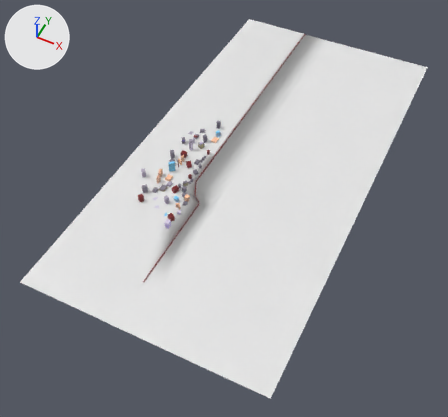
The FBX model SourceAssets/Environments/Subway/Skyline/Skyline_Mesh.fbx as it was, and as the next commit left it.
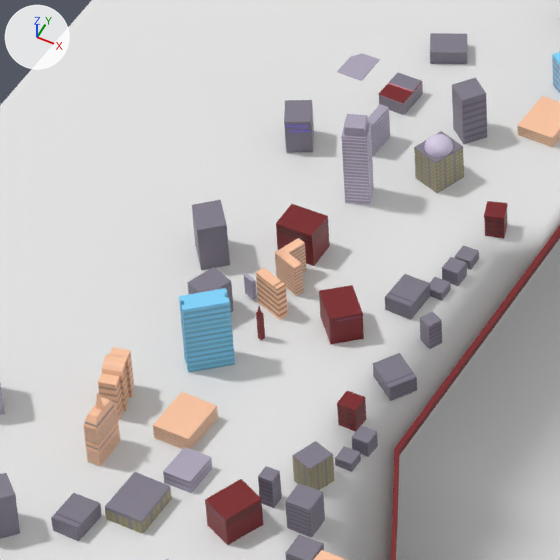
Each version is shown whole from a 50 mm camera at (451.0, -695.0, 806.0) aimed at (102.0, 2.0, -66.0), then close up on the part from 33% to 48% of the width and 30% to 47% of the height. Arrows for +X, +Y and +Z are at upper left; the lights stay in place. The last two pictures show the newer version. Vertices at exactly the same position are counted once.

Before the edit, the objects in view are built like this:
```python
me_cube = bpy.data.meshes.new('Cube')
me_cube.from_pydata(...)  # 7512 vertices, 6698 faces; spans x -88.0..341.0, y -334.0..517.0, z -32.0..25.0
# faces by material slot: [6637, 37, 24]
me_cube.materials.append(mat_skyline_material)  # picture img_downtown_diffuse_png
me_cube.materials.append(mat_water)  # white #e7e7e7
me_cube.materials.append(mat_land)  # white #e7e7e7
ob_cube = bpy.data.objects.new('Cube', me_cube)
ob_cube.location = (0.0, 0.0, 0.0)
```
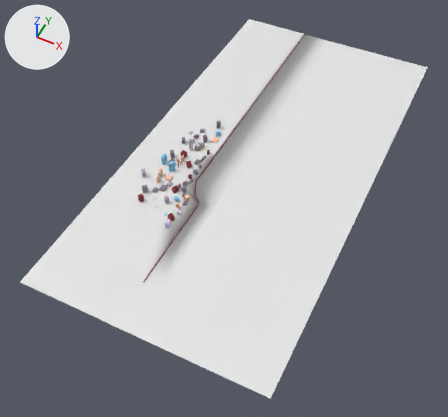
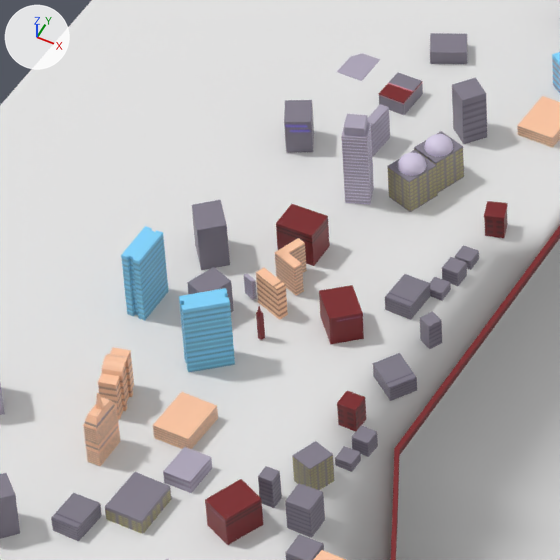
Pixel boxes (x1, y1, x2, y2) of what changed, in the close-ups (560 x 560 px):
part 1 of me_cube, added
    after: (398, 152, 427, 176)
part 2 of me_cube, added
    after: (387, 150, 438, 212)
part 3 of me_cube, added (blue)
    after: (121, 226, 169, 320)

The change, as a list of edits to the scene's bpy script:
```text
Change me_cube:
    used by ob_cube; location = (0.0, 0.0, 0.0)
    remove me_cube.from_pydata(...)  # 7512 vertices, 6698 faces; spans x -88.0..341.0, y -334.0..517.0, z -32.0..25.0
    add me_cube.from_pydata(...)  # 8043 vertices, 7182 faces; spans x -88.0..341.0, y -334.0..517.0, z -32.0..25.0
    me_cube part 1: the loose piece of 257 vertices spanning x 17.0..24.0, y 66.0..73.0, z 11.0..14.0 is copied, and the copy is moved by (-3.0, -9.0, 0.0); it spans x 14.0..21.0, y 57.0..64.0, z 11.0..14.0
    me_cube part 2: the loose piece of 96 vertices spanning x 15.0..26.0, y 64.0..75.0, z 0.0..11.0 is copied, and the copy is moved by (-3.0, -9.0, 0.0); it spans x 13.0..23.0, y 55.0..66.0, z 0.0..11.0
    me_cube part 3: a new loose piece of 178 vertices spanning x -23.0..-18.0, y -5.0..6.0, z 0.0..20.0, in mat_skyline_material (picture img_downtown_diffuse_png)
```
